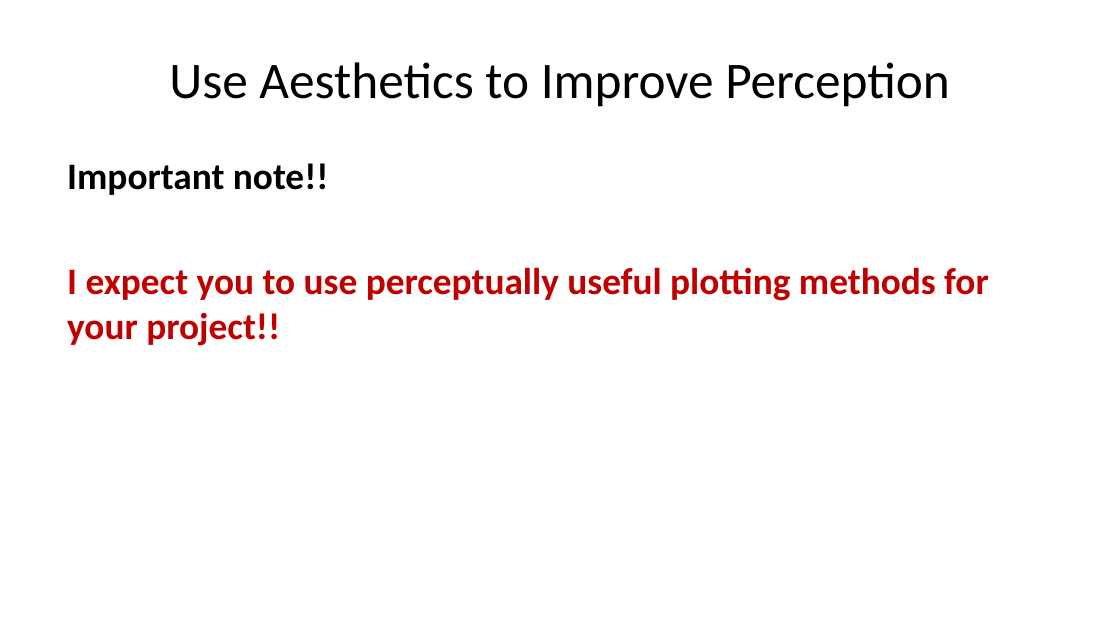
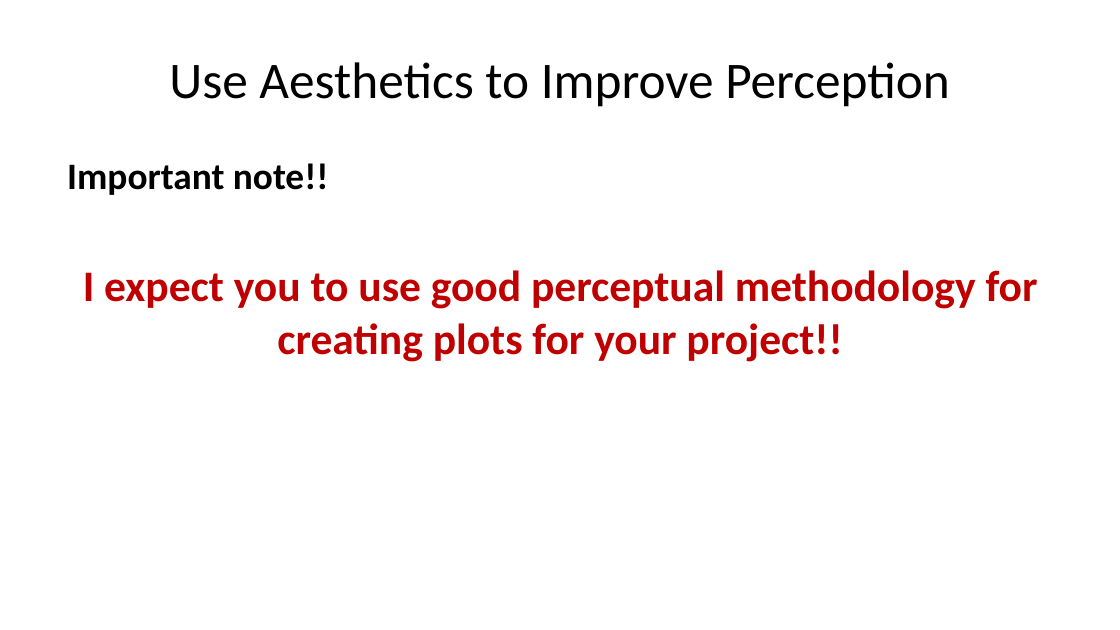
Before and after one commit to StephenElston/CSCI-E-83, a slide deck: slide 22 of LectureSlides/01_PreceptionForScientificVisualization.pptx. Drawn at 1120x630 pixels with LibreOffice and Linux fonts; fonts in the diff are those of the drawing. Boxes give left, top, right and bottom in pixels: in the first picture for what was removed or moved away, otherwise in the second. Text is boxed around its words. In the diff, an @@ line names an element or a change of style, - is before the commit and + after.

```diff
--- a/LectureSlides/01_PreceptionForScientificVisualization.pptx
+++ b/LectureSlides/01_PreceptionForScientificVisualization.pptx
@@ text at box(83, 270, 1038, 362): text changed; size 24 to 28 pt @@
-I expect you to use perceptually useful plotting methods for your project!!
+I expect you to use good perceptual methodology for creating plots for your project!!
```
Also in this commit, not shown: 8 other slides changed, 1 slide added.
